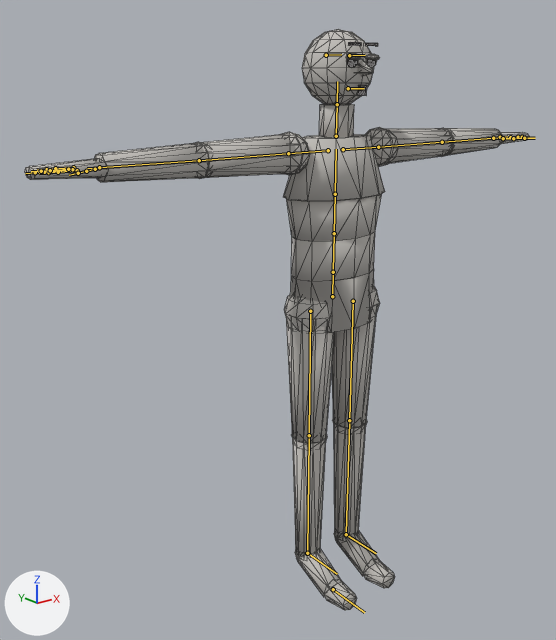
A saved change to the glTF model godot/assets/characters/clips_more.glb.
Rendered twice from a camera (50 mm lens) standing at (-1.59, -1.71, 1.63) and looking at (-0.18, 0.05, 0.93). The axes (+X, +Y, +Z) are drawn at lower left. The lights are the same throughout. The first picture is the older version. The bones that change, and the others that lie on the model, are drawn over the model as lines. Mesh edges are drawn as thin lines.

The first picture shows 'body'.
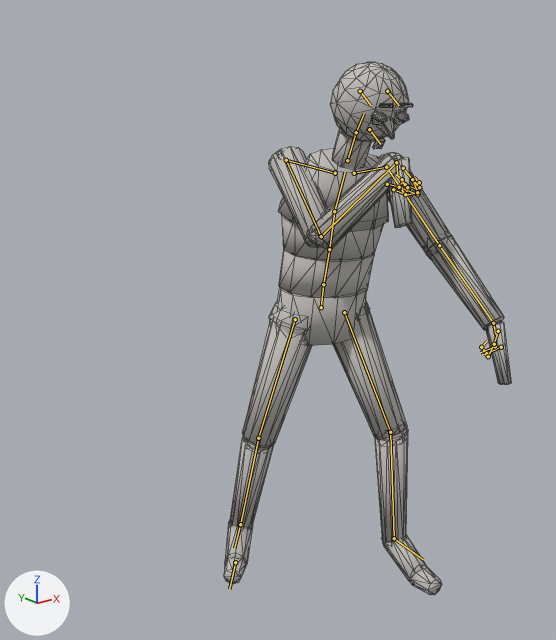
The newer file adds an action. The first version stands in its rest pose; the second is drawn at frame 11 of the action 'work_hammer'.

What changed in the scene script:
```text
Change bone_hips:
    where bone_hips = bpy.data.objects['Armature'].pose.bones['Hips']  # child of 'Root'
    bone_hips.location: (0.0, 0.0, 0.0) -> (-0.008, -0.044, -0.044)
    bone_hips.rotation_quaternion: (1.0, 0.0, 0.0, 0.0) -> (0.99, 0.085, -0.116, 0.01)  # degrees (0, 0, 0) -> degrees (10, -13, 0)
Change bone_leftupperleg:
    where bone_leftupperleg = bpy.data.objects['Armature'].pose.bones['LeftUpperLeg']  # child of 'Hips'
    bone_leftupperleg.rotation_quaternion: (1.0, 0.0, 0.0, 0.0) -> (0.956, 0.269, -0.014, 0.117)  # degrees (0, 0, 0) -> degrees (31, -5, 13)
Change bone_leftlowerleg:
    where bone_leftlowerleg = bpy.data.objects['Armature'].pose.bones['LeftLowerLeg']  # child of 'LeftUpperLeg'
    bone_leftlowerleg.rotation_quaternion: (1.0, 0.0, 0.0, 0.0) -> (0.968, 0.225, -0.109, 0.025)  # degrees (0, 0, 0) -> degrees (26, -13, 0)
Change bone_leftfoot:
    where bone_leftfoot = bpy.data.objects['Armature'].pose.bones['LeftFoot']  # child of 'LeftLowerLeg'
    bone_leftfoot.rotation_quaternion: (1.0, 0.0, 0.0, 0.0) -> (-0.995, -0.022, 0.07, 0.066)  # degrees (0, 0, 0) -> degrees (3, -8, -8)
Change bone_rightupperleg:
    where bone_rightupperleg = bpy.data.objects['Armature'].pose.bones['RightUpperLeg']  # child of 'Hips'
    bone_rightupperleg.rotation_quaternion: (1.0, 0.0, 0.0, 0.0) -> (-0.99, -0.04, -0.017, 0.135)  # degrees (0, 0, 0) -> degrees (4, 3, -15)
Change bone_rightlowerleg:
    where bone_rightlowerleg = bpy.data.objects['Armature'].pose.bones['RightLowerLeg']  # child of 'RightUpperLeg'
    bone_rightlowerleg.rotation_quaternion: (1.0, 0.0, 0.0, 0.0) -> (-0.918, -0.171, -0.351, 0.065)  # degrees (0, 0, 0) -> degrees (21, 42, 0)
Change bone_rightfoot:
    where bone_rightfoot = bpy.data.objects['Armature'].pose.bones['RightFoot']  # child of 'RightLowerLeg'
    bone_rightfoot.rotation_quaternion: (1.0, 0.0, 0.0, 0.0) -> (-0.976, -0.137, -0.115, -0.127)  # degrees (0, 0, 0) -> degrees (18, 11, 17)
Change bone_spine:
    where bone_spine = bpy.data.objects['Armature'].pose.bones['Spine']  # child of 'Hips'
    bone_spine.rotation_quaternion: (1.0, 0.0, 0.0, 0.0) -> (0.998, 0.019, -0.054, -0.019)  # degrees (0, 0, 0) -> degrees (2, -6, -2)
Change bone_chest:
    where bone_chest = bpy.data.objects['Armature'].pose.bones['Chest']  # child of 'Spine'
    bone_chest.rotation_quaternion: (1.0, 0.0, 0.0, 0.0) -> (0.999, -0.034, 0.0, 0.0)  # degrees (0, 0, 0) -> degrees (-4, 0, 0)
Change bone_upperchest:
    where bone_upperchest = bpy.data.objects['Armature'].pose.bones['UpperChest']  # child of 'Chest'
    bone_upperchest.rotation_quaternion: (1.0, 0.0, 0.0, 0.0) -> (0.992, 0.129, 0.0, 0.0)  # degrees (0, 0, 0) -> degrees (15, 0, 0)
Change bone_leftshoulder:
    where bone_leftshoulder = bpy.data.objects['Armature'].pose.bones['LeftShoulder']  # child of 'UpperChest'
    bone_leftshoulder.rotation_quaternion: (1.0, 0.0, 0.0, 0.0) -> (0.977, -0.036, 0.0, 0.21)  # degrees (0, 0, 0) -> degrees (-4, 1, 24)
Change bone_leftupperarm:
    where bone_leftupperarm = bpy.data.objects['Armature'].pose.bones['LeftUpperArm']  # child of 'LeftShoulder'
    bone_leftupperarm.rotation_quaternion: (1.0, 0.0, 0.0, 0.0) -> (-0.659, -0.432, 0.181, -0.589)  # degrees (0, 0, 0) -> degrees (32, -48, 69)
Change bone_leftlowerarm:
    where bone_leftlowerarm = bpy.data.objects['Armature'].pose.bones['LeftLowerArm']  # child of 'LeftUpperArm'
    bone_leftlowerarm.rotation_quaternion: (1.0, 0.0, 0.0, 0.0) -> (0.999, 0.032, 0.007, 0.0)  # degrees (0, 0, 0) -> degrees (4, 1, 0)
Change bone_lefthand:
    where bone_lefthand = bpy.data.objects['Armature'].pose.bones['LeftHand']  # child of 'LeftLowerArm'
    bone_lefthand.rotation_quaternion: (1.0, 0.0, 0.0, 0.0) -> (0.965, 0.15, -0.05, -0.209)  # degrees (0, 0, 0) -> degrees (18, -2, -25)
Change bone_neck:
    where bone_neck = bpy.data.objects['Armature'].pose.bones['Neck']  # child of 'UpperChest'
    bone_neck.rotation_quaternion: (1.0, 0.0, 0.0, 0.0) -> (1.0, 0.025, 0.0, 0.0)  # degrees (0, 0, 0) -> degrees (3, 0, 0)
Change bone_head:
    where bone_head = bpy.data.objects['Armature'].pose.bones['Head']  # child of 'Neck'
    bone_head.rotation_quaternion: (1.0, 0.0, 0.0, 0.0) -> (0.993, 0.07, 0.087, -0.022)  # degrees (0, 0, 0) -> degrees (8, 10, -2)
Change bone_rightshoulder:
    where bone_rightshoulder = bpy.data.objects['Armature'].pose.bones['RightShoulder']  # child of 'UpperChest'
    bone_rightshoulder.rotation_quaternion: (1.0, 0.0, 0.0, 0.0) -> (0.95, -0.033, 0.001, -0.31)  # degrees (0, 0, 0) -> degrees (-4, -1, -36)
Change bone_rightupperarm:
    where bone_rightupperarm = bpy.data.objects['Armature'].pose.bones['RightUpperArm']  # child of 'RightShoulder'
    bone_rightupperarm.rotation_quaternion: (1.0, 0.0, 0.0, 0.0) -> (0.383, 0.683, 0.209, -0.585)  # degrees (0, 0, 0) -> degrees (94, 74, -35)
Change bone_rightlowerarm:
    where bone_rightlowerarm = bpy.data.objects['Armature'].pose.bones['RightLowerArm']  # child of 'RightUpperArm'
    bone_rightlowerarm.rotation_quaternion: (1.0, 0.0, 0.0, 0.0) -> (0.589, 0.695, -0.195, 0.364)  # degrees (0, 0, 0) -> degrees (94, -47, 13)
Change bone_righthand:
    where bone_righthand = bpy.data.objects['Armature'].pose.bones['RightHand']  # child of 'RightLowerArm'
    bone_righthand.rotation_quaternion: (1.0, 0.0, 0.0, 0.0) -> (0.415, -0.213, 0.174, 0.867)  # degrees (0, 0, 0) -> degrees (8, 31, 131)
```

Changed parts and their boxes [x1, y1, x2, y2] in the pictures (556 x 640 px):
'body', posed (43% narrower, 8% shorter)
    before: [25, 29, 529, 610]
    after: [224, 62, 511, 595]
bone 'Hips', root to tip
    before: (332, 296) to (333, 272)
    after: (321, 307) to (323, 284)
bone 'LeftUpperLeg', root to tip
    before: (353, 301) to (349, 420)
    after: (344, 312) to (390, 432)
bone 'LeftLowerLeg', root to tip
    before: (349, 420) to (346, 534)
    after: (390, 432) to (394, 538)
bone 'LeftFoot', root to tip
    before: (346, 534) to (376, 553)
    after: (394, 538) to (423, 559)
bone 'RightUpperLeg', root to tip
    before: (310, 311) to (309, 435)
    after: (295, 319) to (258, 438)
bone 'RightLowerLeg', root to tip
    before: (309, 435) to (307, 553)
    after: (258, 438) to (240, 524)
bone 'RightFoot', root to tip
    before: (307, 553) to (337, 574)
    after: (240, 524) to (234, 548)
bone 'Spine', root to tip
    before: (333, 272) to (334, 233)
    after: (323, 284) to (329, 249)
bone 'Chest', root to tip
    before: (334, 233) to (335, 194)
    after: (329, 249) to (334, 211)
bone 'UpperChest', root to tip
    before: (335, 194) to (336, 149)
    after: (334, 211) to (345, 172)
bone 'LeftShoulder', root to tip
    before: (343, 149) to (378, 147)
    after: (354, 173) to (386, 167)
bone 'LeftUpperArm', root to tip
    before: (378, 147) to (442, 142)
    after: (386, 167) to (439, 245)
bone 'LeftLowerArm', root to tip
    before: (442, 142) to (493, 138)
    after: (439, 245) to (493, 323)
bone 'LeftHand', root to tip
    before: (493, 138) to (499, 138)
    after: (493, 323) to (495, 334)
bone 'Neck', root to tip
    before: (336, 136) to (337, 104)
    after: (347, 160) to (356, 132)
bone 'Head', root to tip
    before: (337, 104) to (337, 81)
    after: (356, 132) to (364, 113)
bone 'RightShoulder', root to tip
    before: (328, 150) to (288, 153)
    after: (335, 173) to (286, 160)
bone 'RightUpperArm', root to tip
    before: (288, 153) to (199, 160)
    after: (286, 160) to (321, 236)
bone 'RightLowerArm', root to tip
    before: (199, 160) to (99, 167)
    after: (321, 236) to (396, 162)
bone 'RightHand', root to tip
    before: (99, 167) to (87, 168)
    after: (396, 162) to (397, 174)
